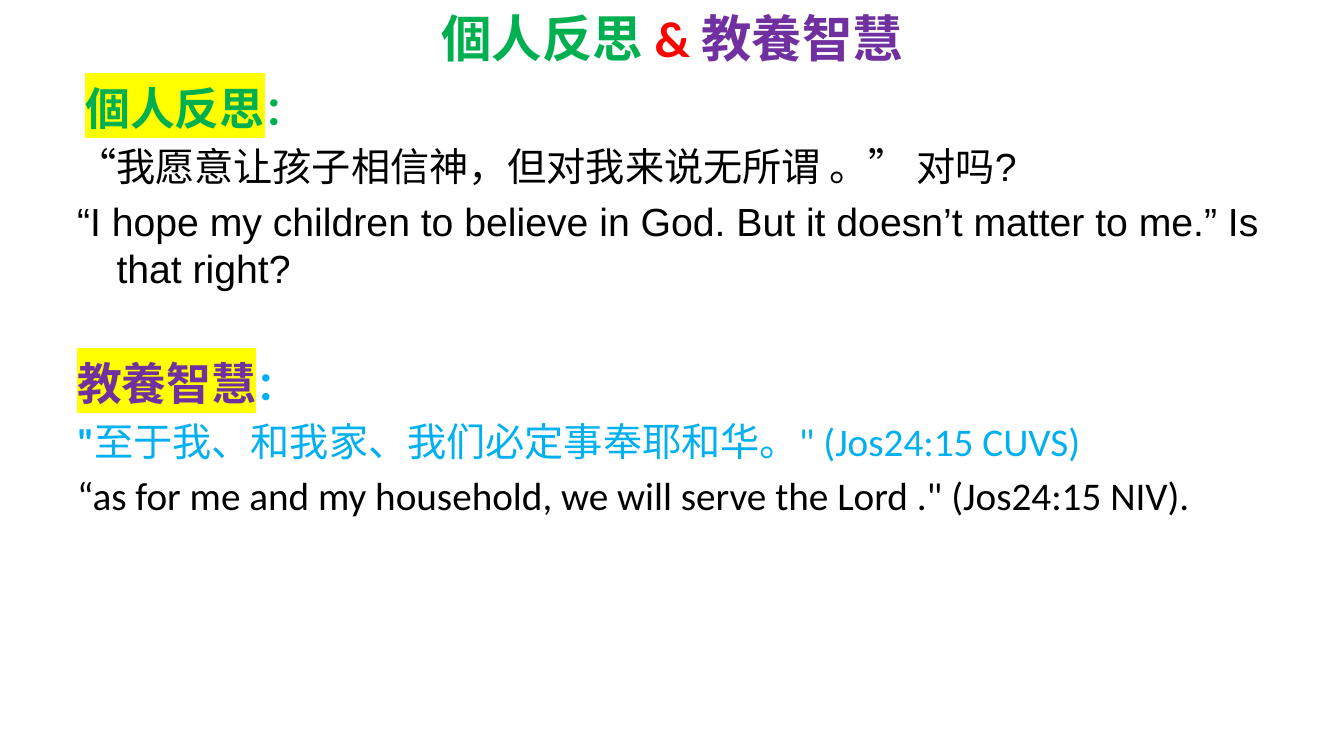
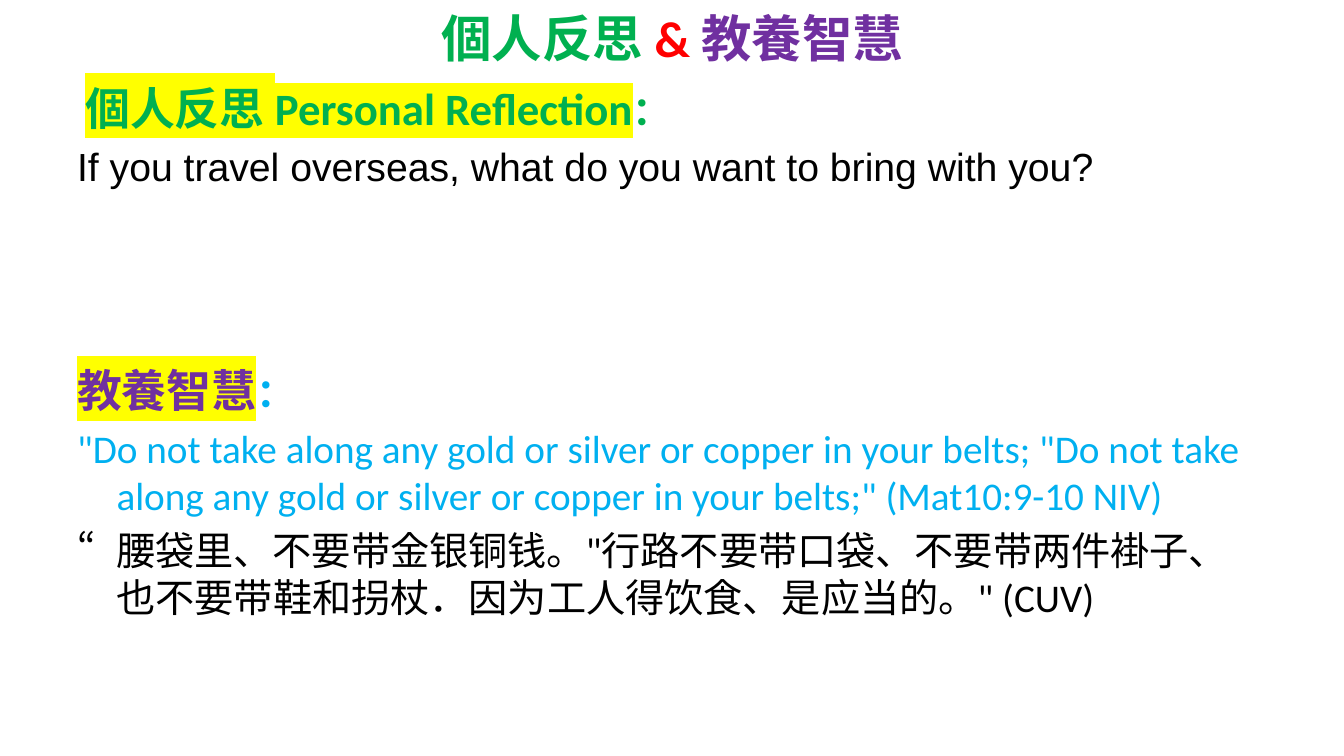
Before and after one commit to wdingbox/accc_2025_pp, a slide deck: slide 7 of ppt/Exodus/exo10_16_29.pptx (slide 8 before the commit). Drawn at 1344x756 pixels with LibreOffice and Linux fonts; fonts in the diff are those of the drawing; background and template pictures are left out. Boxes give left, top, right and bottom in pixels: in the first picture for what was removed or moved away, otherwise in the second. Text is boxed around its words. In the diff, an @@ line names an element or a change of style, - is before the commit and + after.

```diff
--- a/ppt/Exodus/exo10_16_29.pptx
+++ b/ppt/Exodus/exo10_16_29.pptx
@@ text at box(77, 87, 1093, 189): text changed @@
-個人反思：
-“我愿意让孩子相信神，但对我来说无所谓 。” 对吗?
-“I hope my children to believe in God. But it doesn’t matter to me.” Is that right?
+個人反思 Personal Reflection：
+If you travel overseas, what do you want to bring with you?
@@ text at box(77, 435, 1239, 617): text changed; text colour #000000 to #00B0F0 @@
-"至于我、和我家、我们必定事奉耶和华。" (Jos24:15 CUVS)
-“as for me and my household, we will serve the Lord ." (Jos24:15 NIV).
+"Do not take along any gold or silver or copper in your belts; "Do not take along any gold or silver or copper in your belts;" (Mat10:9-10 NIV)
+“腰袋里、不要带金银铜钱。"行路不要带口袋、不要带两件褂子、也不要带鞋和拐杖．因为工人得饮食、是应当的。" (CUV)
```
Also in this commit, not shown: 1 other slide changed, 1 slide removed, 3 other files.
